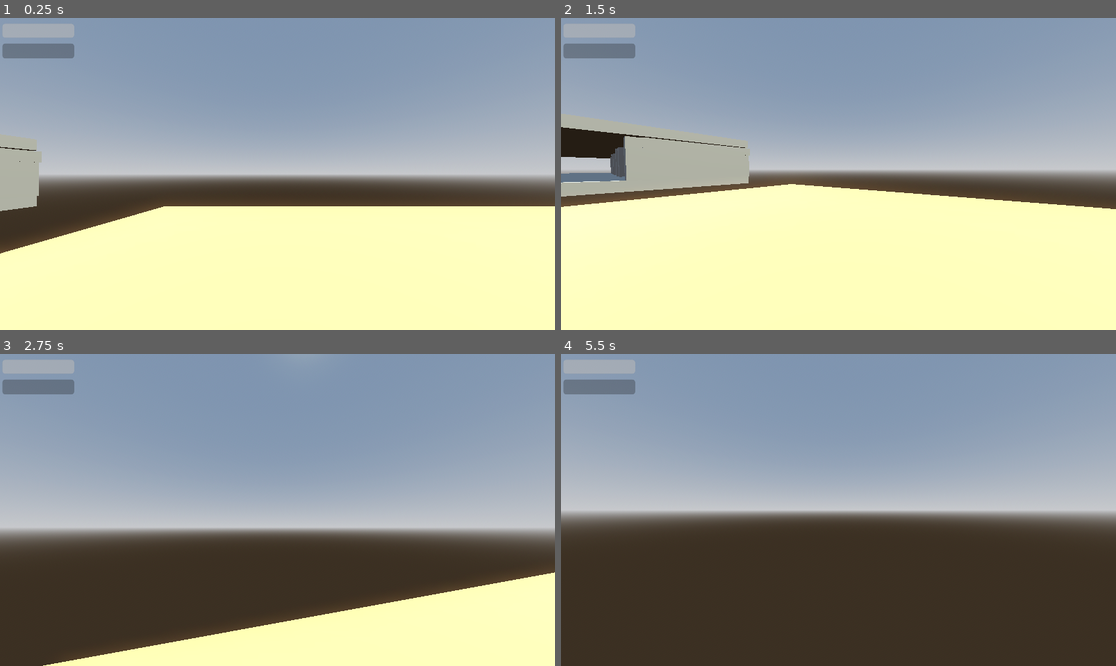
Above: before the commit, frames 1-4 (two rows, left to right).
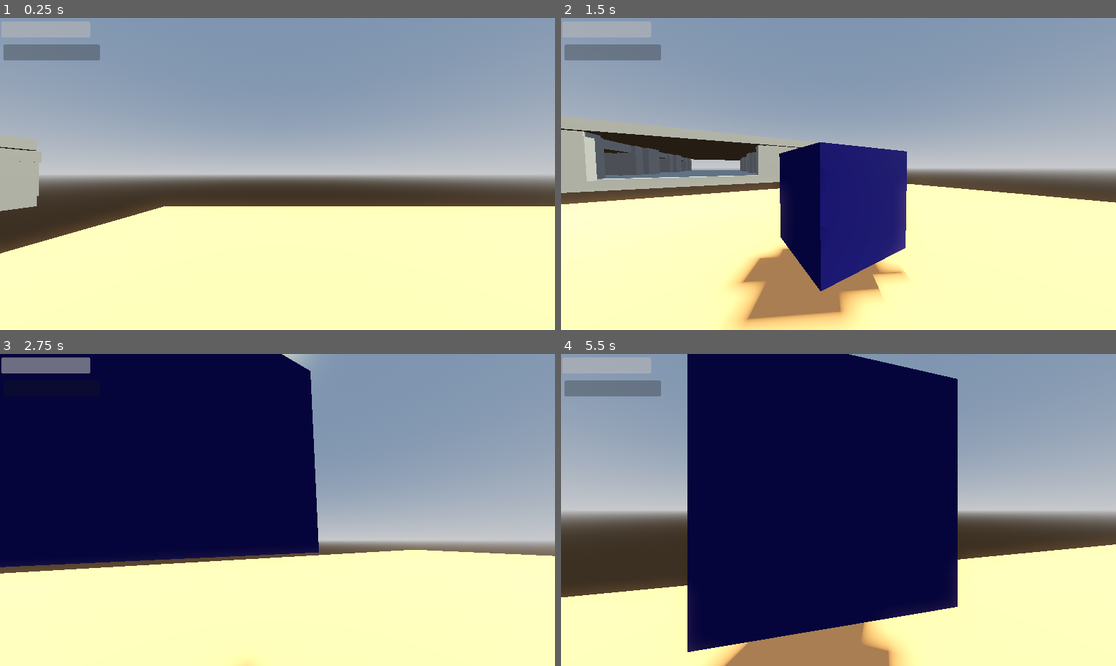
Above: after the commit, the same moments.

Repository: lungcollapser/record
Game: Godot game, scene res://scenes/world.tscn
Two runs of this game, one before a commit and one after it. Both use one fixed random seed, a clock stepped at 60 frames per second and the inputs below.
Inputs (mouse positions are in pixels of both pictures, inside the frame that each line leads up to):
- Up to frame 1 (0.25 s): no input
- Up to frame 2 (1.5 s): tap Enter (ui_accept) at 0.5, 0.77 s; move the mouse to (866, 174) at 0.52 s; hold W (forward) from 0.53 s (still down); tap R (stow) at 0.6 s; tap T (dropreceptacle, bound only after the commit) at 0.8, 1.35 s; move the mouse to (810, 174) at 1.27 s
- Up to frame 3 (2.75 s): keep holding W (forward); tap Enter (ui_accept) at 1.52 s; tap R (stow) at 1.55 s; move the mouse to (288, 503) at 2.02 s; hold Ctrl (crouch) from 2.03 s (still down); tap T (dropreceptacle, bound only after the commit) at 2.3 s
- Up to frame 4 (5.5 s): keep holding W (forward); move the mouse to (832, 516) at 2.77 s; release Ctrl (crouch) at 2.78 s; click (832, 516) at 2.85 s; tap Enter (ui_accept) at 3.02, 3.77, 4.52 s; tap R (stow) at 3.05, 4.55, 5.1 s; move the mouse to (877, 513) at 3.52 s; tap E (interact) at 3.6 s; tap T (dropreceptacle, bound only after the commit) at 3.8, 5.3 s; move the mouse to (794, 506) at 4.27 s; tap Shift (sprint) at 4.35 s; move the mouse to (844, 510) at 5.02 s

The runs differ from the first frame. In frame 1, 0.6% of the frame differs, in the area x 0-19%, y 1-14%; in frame 2, 21%; in frame 3, 61%; in frame 4, 65%, in the area x 0-100%, y 0-100%.

Commit message:
drop receptacle code in

Diff:
--- a/project.godot
+++ b/project.godot
@@ -21,6 +21,11 @@
 BloodBar="*res://scenes/blood_bar.tscn"
 DeadBodyParts="*res://scenes/dead_body_parts.tscn"
 DeadBody="*res://scenes/dead_body.tscn"
+
+[display]
+
+window/size/viewport_width=1920
+window/size/viewport_height=1080
 
 [input]
 
@@ -74,3 +79,8 @@
 "events": [Object(InputEventKey,"resource_local_to_scene":false,"resource_name":"","device":-1,"window_id":0,"alt_press …(192 unchanged characters)…
 ]
 }
+dropreceptacle={
+"deadzone": 0.5,
+"events": [Object(InputEventKey,"resource_local_to_scene":false,"resource_name":"","device":-1,"window_id":0,"alt_pressed":false,"shift_pressed":false,"ctrl_pressed":false,"meta_pressed":false,"pressed":false,"keycode":0,"physical_keycode":84,"key_label":0,"unicode":116,"location":0,"echo":false,"script":null)
+]
+}
--- a/scenes/blood_bar.tscn
+++ b/scenes/blood_bar.tscn
@@ -4,10 +4,10 @@
 anchors_preset = 15
 anchor_right = 1.0
 anchor_bottom = 1.0
-offset_left = 5.0
-offset_top = 53.0
-offset_right = -998.0
-offset_bottom = -564.0
+offset_left = 12.0
+offset_top = 92.0
+offset_right = -1574.0
+offset_bottom = -933.0
 grow_horizontal = 2
 grow_vertical = 2
 show_percentage = false
--- a/scenes/stamina_bar.tscn
+++ b/scenes/stamina_bar.tscn
@@ -6,8 +6,8 @@
 anchor_bottom = 1.0
 offset_left = 5.0
 offset_top = 12.0
-offset_right = -998.0
-offset_bottom = -607.0
+offset_right = -1608.0
+offset_bottom = -1012.0
 grow_horizontal = 2
 grow_vertical = 2
 value = 100.0
--- a/scenes/world.tscn
+++ b/scenes/world.tscn
@@ -1,8 +1,7 @@
-[gd_scene load_steps=11 format=3 uid="uid://73a8pjvvssy8"]
+[gd_scene load_steps=10 format=3 uid="uid://73a8pjvvssy8"]
 
 [ext_resource type="PackedScene" uid="uid://diuvg68njxngr" path="res://scenes/player.tscn" id="2_2w5k3"]
 [ext_resource type="PackedScene" uid="uid://cfqnnebvepiiw" path="res://scenes/dead_body.tscn" id="2_cjb3p"]
-[ext_resource type="PackedScene" uid="uid://jyrhlvipedil" path="res://scenes/human_receptacle.tscn" id="4_wfb85"]
 [ext_resource type="PackedScene" uid="uid://dgnqdygrkxgmt" path="res://scenes/black_garbage.tscn" id="4_xpk5t"]
 [ext_resource type="PackedScene" uid="uid://3p3672qqmgn3" path="res://scenes/dead_body_parts.tscn" id="6_oshrj"]
 
@@ -248,8 +247,5 @@
 transform = Transform3D(1, 0, 0, 0, 1, 0, 0, 0, 1, -22.7356, 2.08453, 4.92977)
 size = Vector3(1, 3, 1)
 
-[node name="HumanReceptacle" parent="." instance=ExtResource("4_wfb85")]
-transform = Transform3D(1, 0, 0, 0, 1, 0, 0, 0, 1, 0, 1.74445, -4.09426)
-
 [node name="deadbodyparts" parent="." instance=ExtResource("6_oshrj")]
 transform = Transform3D(1, 0, 0, 0, 1, 0, 0, 0, 1, -3.93443, 1.01179, -0.0693083)
--- a/scripts/human_recepticle.gd
+++ b/scripts/human_recepticle.gd
@@ -4,3 +4,7 @@
 	if body.is_in_group("Bussin"):
 		body.queue_free()
 		BloodBar.value += 10
+
+func stow_receptacle():
+	if Input.is_action_just_pressed("stow"):
+		queue_free()
--- a/scripts/playerbody.gd
+++ b/scripts/playerbody.gd
@@ -50,10 +50,9 @@
 func _physics_process(delta: float):
 
 	var receptacle_collider = pick_up.get_collider()
-	if Input.is_action_just_pressed("stow") and receptacle_collider != null and receptacle_collider.is_in_group("stow"):
-		print("bitch")
+	if Input.is_action_just_pressed("dropreceptacle"):
 		get_parent().add_child(human_receptacle)
-		human_receptacle.global_position = human_receptacle.global_position
+		human_receptacle.global_position = hold.global_position
 
 	var dismember_collider = pick_up.get_collider()
 	if Input.is_action_just_pressed("dismember") and dismember_collider != null and dismember_collider.is_in_group("Dismember"):
